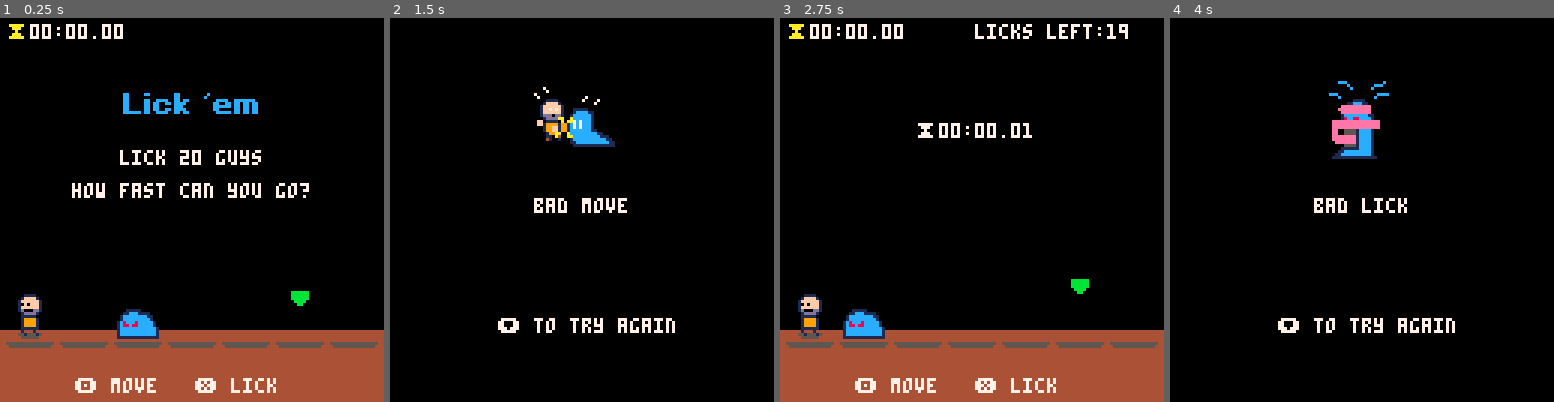
Above: before the commit, frames 1-4 (left to right).
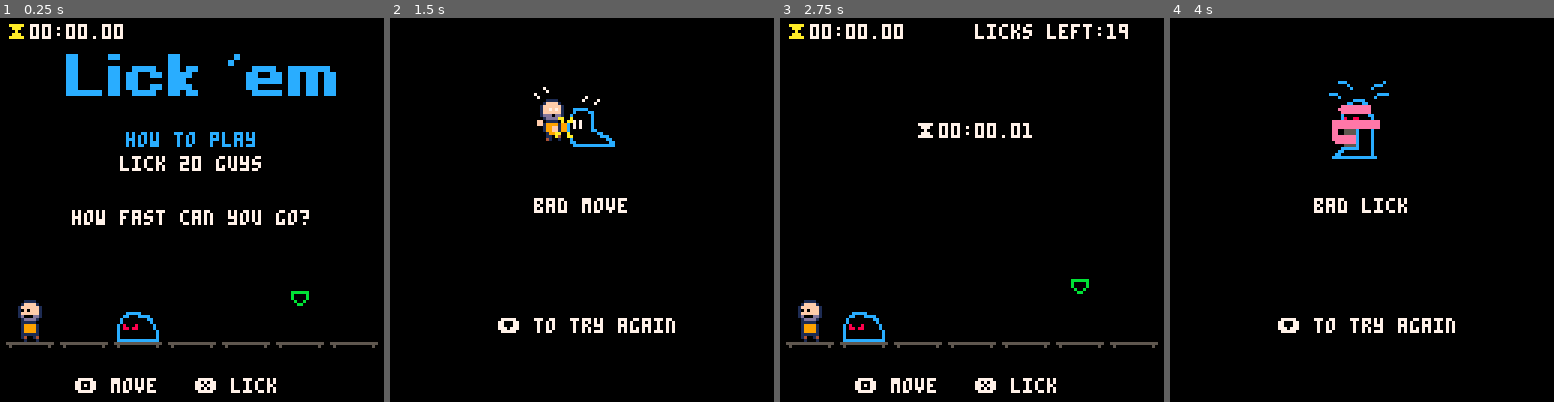
Above: after the commit, the same moments.

Repository: sugarvoid/lick-em
Game: PICO-8 cartridge lickem.p8
The game is run twice, just before and just after one commit, with the same random seed, the same clock (stepped at 60 frames per second) and the same inputs.
Inputs:
- Up to frame 1 (0.25 s): no input
- Up to frame 2 (1.5 s): tap O (Z key) at 0.33, 0.7, 1.43 s; tap X (X key) at 1.07 s
- Up to frame 3 (2.75 s): tap X (X key) at 2.07, 2.4, 2.73 s; tap O (Z key) at 2.22 s; hold Down from 2.42 s (still down)
- Up to frame 4 (4 s): release Down at 2.82 s; tap X (X key) at 3.07, 3.4, 3.73 s; tap O (Z key) at 3.1, 3.98 s

The runs differ from the first frame. In frame 1, 25% of the frame differs, in the area x 0-100%, y 9-100%; in frame 2, 0.7%; in frame 3, 18%; in frame 4, 0.7%.

Commit message:
Change art style

Diff:
--- a/src/human.lua
+++ b/src/human.lua
@@ -8,7 +8,7 @@
 function spawn_human(x_pos)
     local h=setmetatable({},human)
     h.x=x_pos
-    h.y=91
+    h.y=93
     h.col=rnd(cols)
     h.img=38
     h.peaked=false
--- a/src/main.lua
+++ b/src/main.lua
@@ -46,13 +46,19 @@
 end
 
 function draw_play()
-    rectfill(0, 104, 128, 128, 4)
+    --rect(-1, 104, 128, 128, 4)
     draw_spots()
 
     if not sw_running then
-        cprint("lick 20 guys", 44)
-        cprint("how fast can you go?", 55)
-        sspr(7, 40, 49, 16, 39, 20)
+
+
+        cprint("how to play", 38, 12)
+        cprint("lick 20 guys", 46)
+        cprint("how fast can you go?", 64)
+        sspr(8, 40, 48, 16, 20, 2, 96, 32)
+
+
+
     else
         print("licks left:" .. licks_left, 65, 2, 7)
         print("⧗" .. get_time_from_frames(tostr(frame_total, 2)), 45, 35, 7)
--- a/src/player.lua
+++ b/src/player.lua
@@ -1,4 +1,4 @@
-lick_frames = { 146, 148, 150, 152, 154, 152, 154, 150, 148, 146 }
+lick_frames = { 146, 148, 150, 152, 154, 152, 154,  150, 148, 146 }
 
 player = {
     slot = 3,
@@ -60,7 +60,7 @@
         end
 
         if not p_anim_played then
-            self.tick += 1
+            self.tick += 0.5
             -- move to the next frame
             if flr(self.tick) == 1 then
                 self.tick = 0
@@ -81,7 +81,7 @@
             self.img = lick_frames[self.img_frame]
         end
 
-        spr(self.img, self.x, 83, 2, 3, not self.look_left)
+        spr(self.img, self.x, 84, 2, 3, not self.look_left)
     end,
     reset = function(self)
         self.img_frame = 1
Not shown, changed: 45 lines of the sprite sheet (__gfx__) section of lickem.p8
